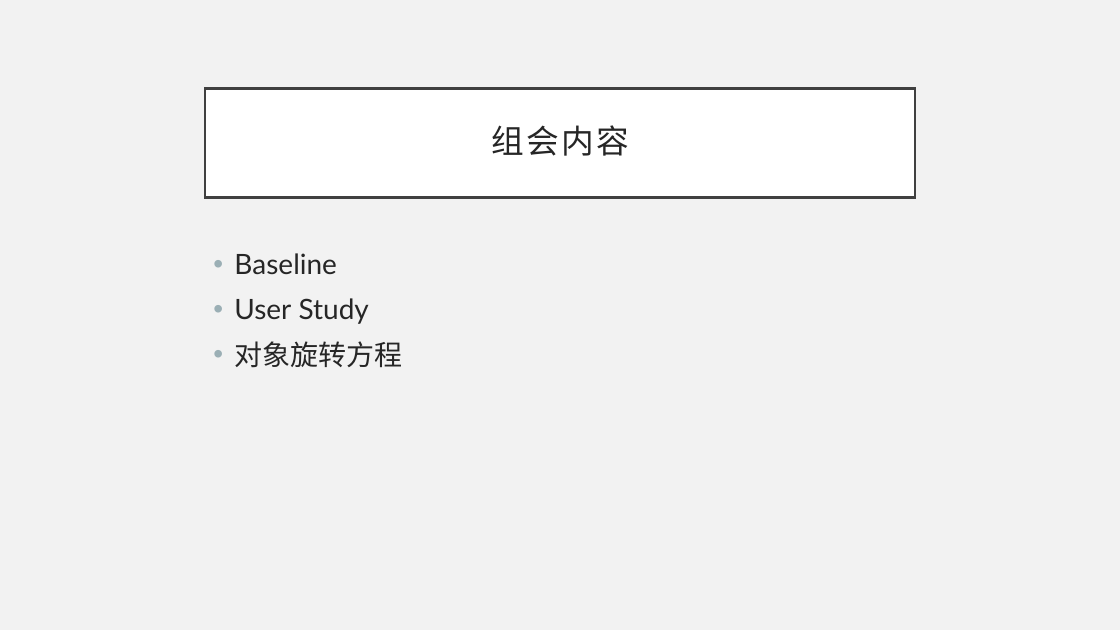
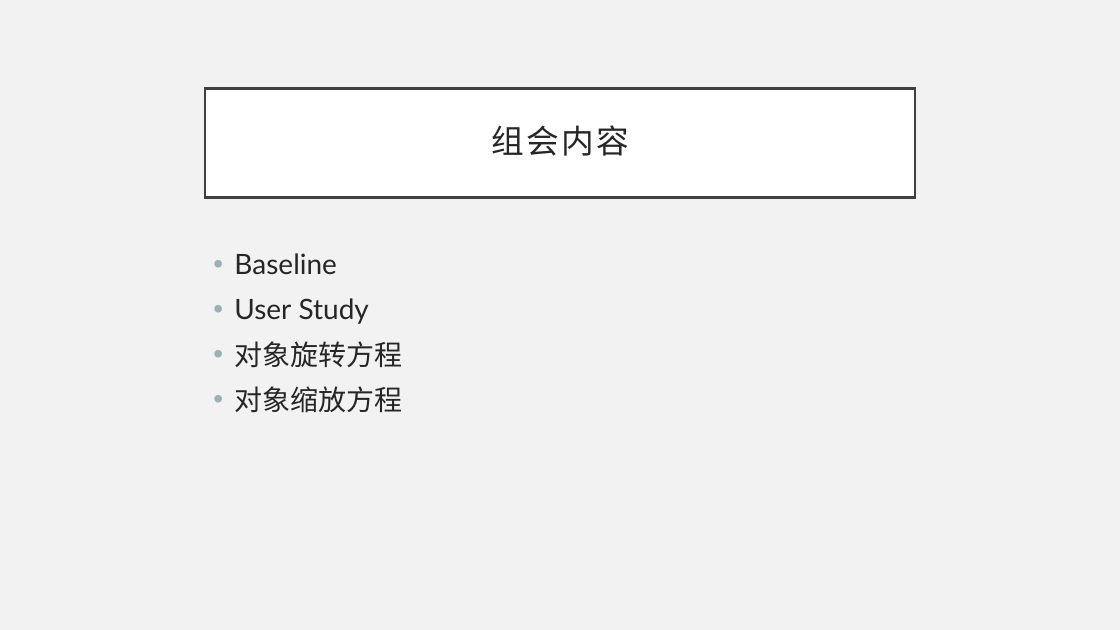
Before and after one commit to lorenz-liu/gaze-dominant-manipulation, a slide deck: slide 2 of PAPERWORK/组会PPT/第一次组会.pptx. Drawn at 1120x630 pixels with LibreOffice and Linux fonts; fonts in the diff are those of the drawing. Boxes give left, top, right and bottom in pixels: in the first picture for what was removed or moved away, otherwise in the second. Text is boxed around its words. In the diff, an @@ line names an element or a change of style, - is before the commit and + after.

```diff
--- a/PAPERWORK/组会PPT/第一次组会.pptx
+++ b/PAPERWORK/组会PPT/第一次组会.pptx
@@ text at (234, 386, 402, 413): paragraph added @@
+• 对象缩放方程
```
Also in this commit, not shown: 2 other slides changed, 2 slides added.
